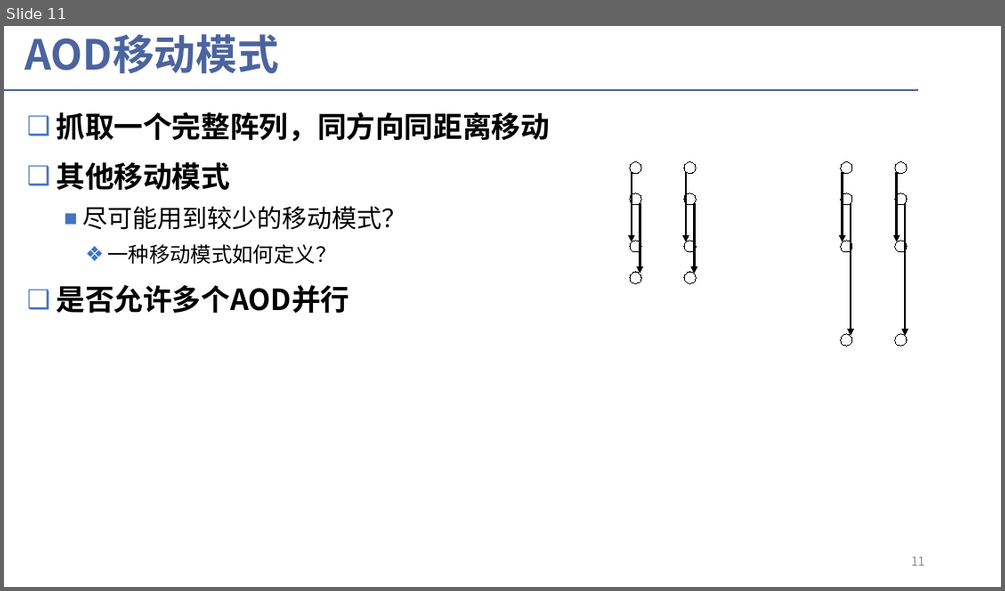
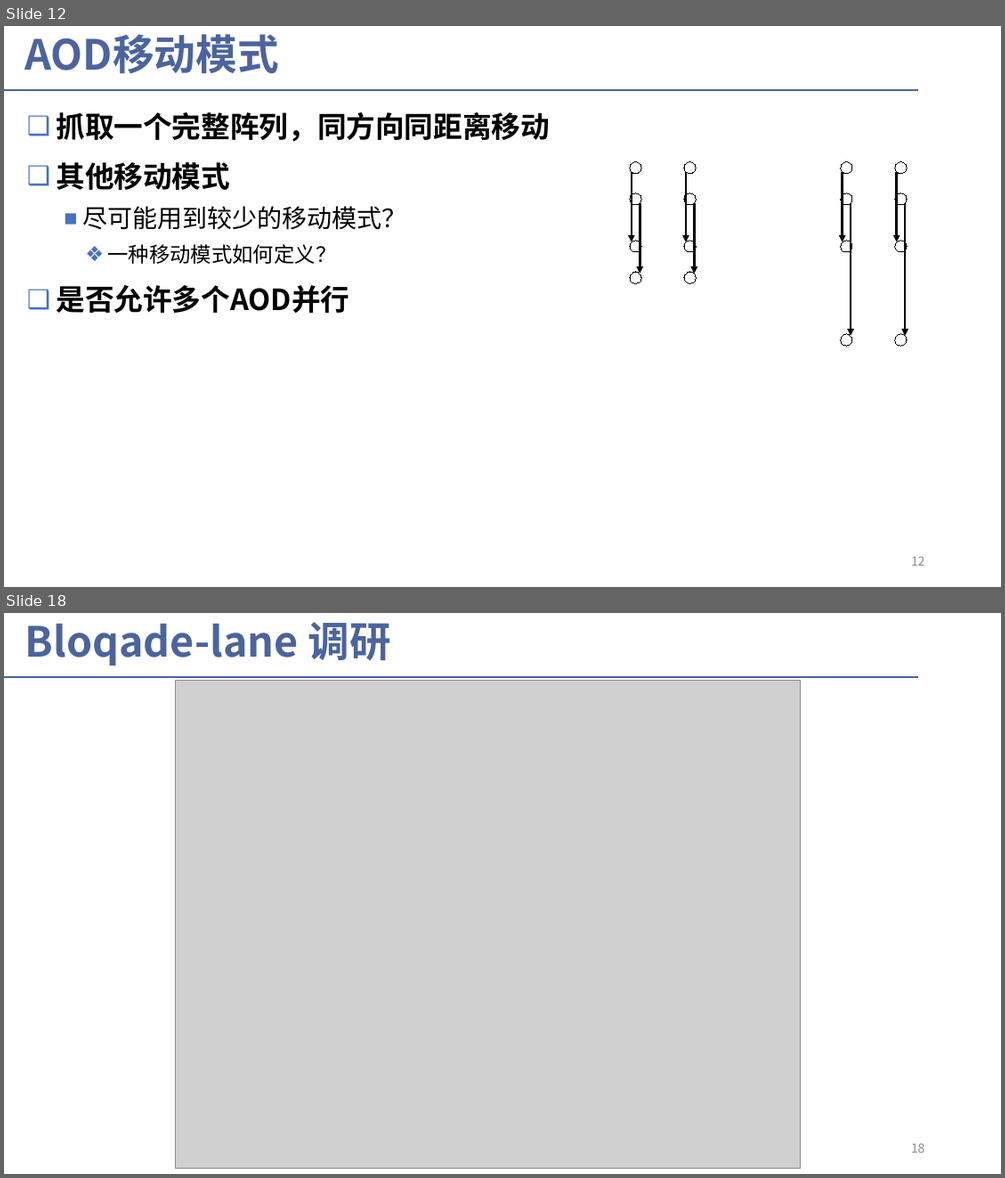
Before and after one commit to liyongshang/work-files, a slide deck: 07.pptx. Shown one above the other, each under a label of ours: slide 11 before the commit, slides 12 and 18 after it; the slides between them are not shown. The pictures are 1005x591 and 1005x1178 pixels, drawn with LibreOffice and Linux fonts; fonts in the diff are those of the drawing; grey boxes stand for pictures. Boxes give left, top, right and bottom in pixels: in the first picture for what was removed or moved away, otherwise in the second. Text is boxed around its words. In the diff, an @@ line names an element or a change of style, - is before the commit and + after.

```diff
--- a/07.pptx
+++ b/07.pptx
@@ slide 18 added at <box>4,613,1001,1174</box>, background #FFFFFF; not listed: 1 template element that a slide beside it also shows @@
@@ title added at <box>25,622,391,666</box>, 40 pt, text #4B649F, bold @@
+Bloqade-lane 调研
@@ picture added at <box>175,680,801,1167</box> @@
@@ page number added at <box>911,1143,925,1152</box>, 12 pt, text #8C8C8C @@
+18
@@ what was slide 11 is now slide 12 @@
@@ page number at <box>911,556,925,565</box>: text changed @@
-11
+12
```
Also in this commit, not shown: 7 other slides added.
